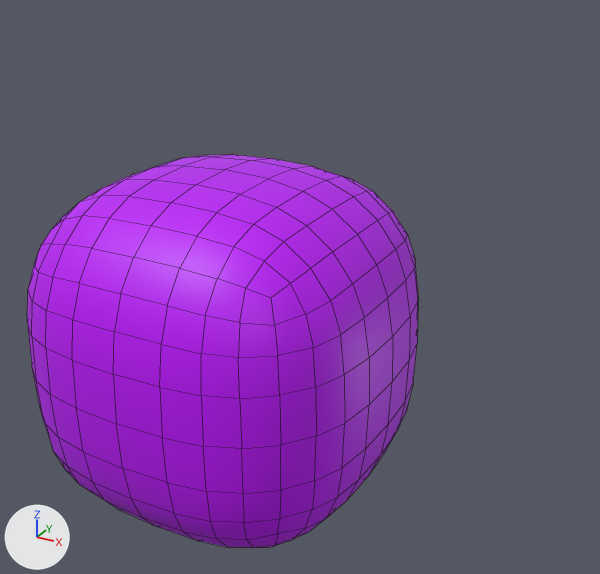
What one commit did to the FBX model metroid-UNITY(vrtk)/Assets/Resources/br-m-oliveS.fbx.
Rendered twice from a 50 mm camera at (47.975, -1.079, 1.888) aimed at (47.375, 0.011, 1.343). Arrows for +X, +Y and +Z are at lower left; the lights stay in place. Mesh edges are drawn as thin lines. Where no turn or scale is listed for an object, it has been applied to the vertices.
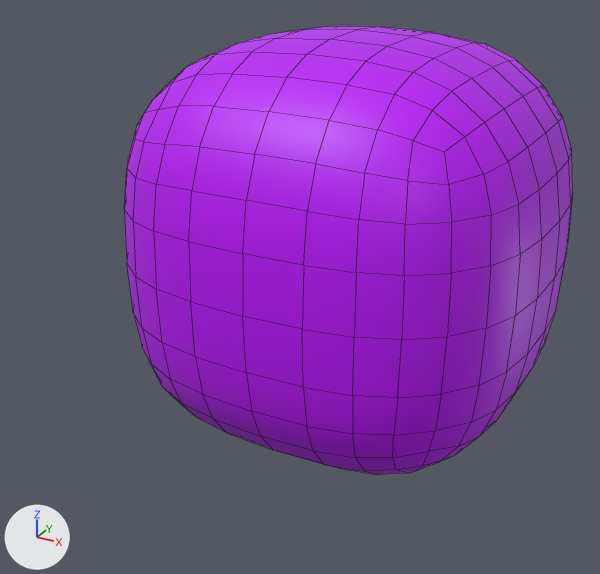
The newer file is also rescaled (x1.64), turned or shifted as a whole; pictures and numbers use the older file's frame.

Where the change shows, as pixel boxes (x1, y1, x2, y2) in the pictures (600 x 574 px):
'oliveS4', added (purple): after (124, 26, 573, 474)
'pCube604', deleted (purple): before (27, 154, 418, 548)

What changed in the scene script:
```text
Add me_mesh_001_1:
    me_mesh_001_1.from_pydata(...)  # 386 vertices, 384 faces; spans x -0.305..0.305, y -0.305..0.305, z -0.305..0.305
    me_mesh_001_1.materials.append(mat_solid_purple5)  # purple #bc00f8
Remove ob_pcube604:
    ob_pcube604 = bpy.data.objects.new('pCube604', me_mesh_002)
    ob_pcube604.location = (47.244, 0.0, 1.219)
Add ob_olives4:
    ob_olives4 = bpy.data.objects.new('oliveS4', me_mesh_001_1)
    ob_olives4.location = (47.473, -0.006, 1.448)
```
